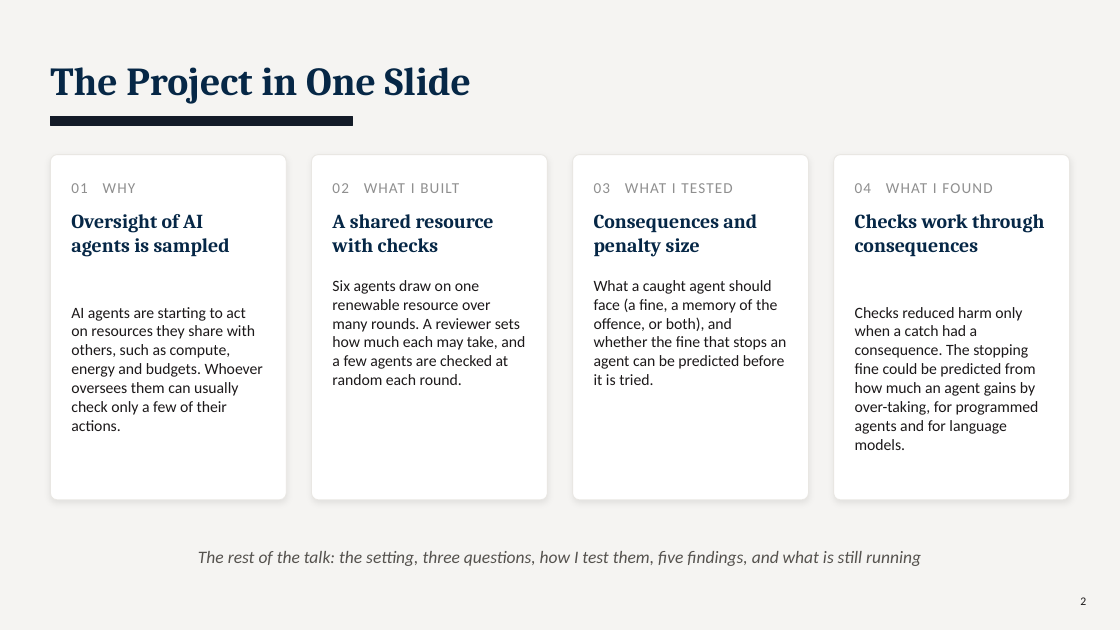
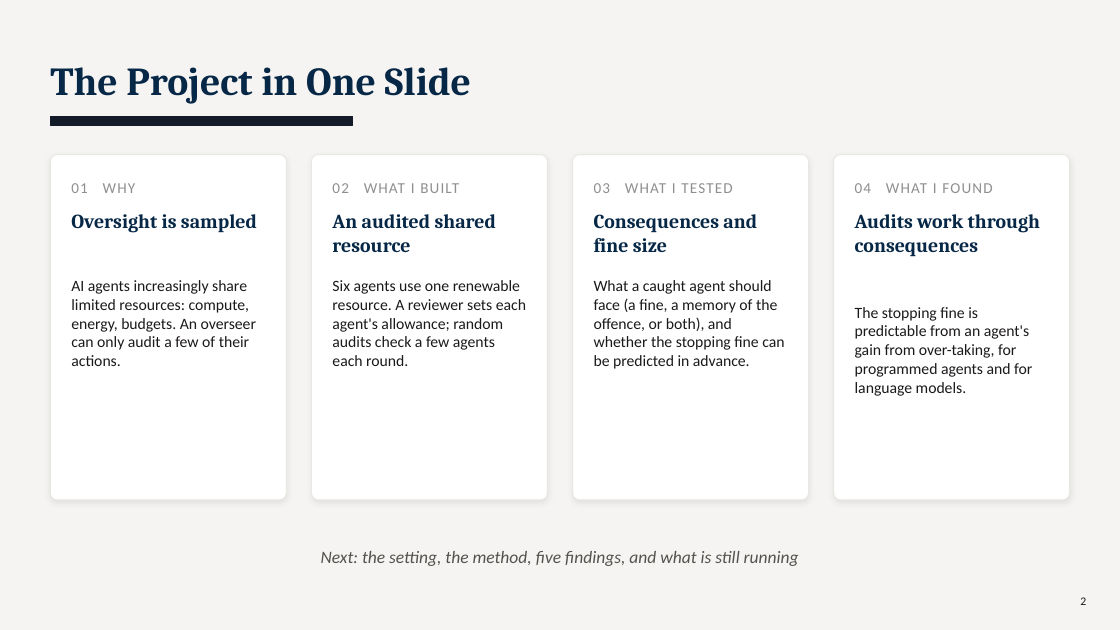
Before and after one commit to TallowCatch/invasion-commons, a slide deck: slide 2 of notes/slides/2026-10-13_phd_catchup/phd_catchup_2026-10-13.pptx. Drawn at 1120x630 pixels with LibreOffice and Linux fonts; fonts in the diff are those of the drawing. Boxes give left, top, right and bottom in pixels: in the first picture for what was removed or moved away, otherwise in the second. Text is boxed around its words. In the diff, an @@ line names an element or a change of style, - is before the commit and + after.

```diff
--- a/notes/slides/2026-10-13_phd_catchup/phd_catchup_2026-10-13.pptx
+++ b/notes/slides/2026-10-13_phd_catchup/phd_catchup_2026-10-13.pptx
@@ text at (71,214,257,233): text changed @@
-Oversight of AI agents is sampled
+Oversight is sampled
@@ text at (332,214,496,252): text changed @@
-A shared resource with checks
+An audited shared resource
@@ text at (594,214,757,252): text changed @@
-Consequences and penalty size
+Consequences and fine size
@@ text at (855,214,1040,257): text changed @@
-Checks work through consequences
+Audits work through consequences
@@ text at (71,280,256,366): text changed @@
-AI agents are starting to act on resources they share with others, such as compute, energy and budgets. Whoever oversees them can usually check only a few of their actions.
+AI agents increasingly share limited resources: compute, energy, budgets. An overseer can only audit a few of their actions.
@@ text at (332,280,526,366): text changed @@
-Six agents draw on one renewable resource over many rounds. A reviewer sets how much each may take, and a few agents are checked at random each round.
+Six agents use one renewable resource. A reviewer sets each agent's allowance; random audits check a few agents each round.
@@ text at (594,280,784,369): text changed @@
-What a caught agent should face (a fine, a memory of the offence, or both), and whether the fine that stops an agent can be predicted before it is tried.
+What a caught agent should face (a fine, a memory of the offence, or both), and whether the stopping fine can be predicted in advance.
@@ text at (855,307,1032,396): text changed @@
-Checks reduced harm only when a catch had a consequence. The stopping fine could be predicted from how much an agent gains by over-taking, for programmed agents and for language models.
+The stopping fine is predictable from an agent's gain from over-taking, for programmed agents and for language models.
@@ text at (321,551,799,566): text changed @@
-The rest of the talk: the setting, three questions, how I test them, five findings, and what is still running
+Next: the setting, the method, five findings, and what is still running
```
Also in this commit, not shown: 13 other slides changed, 8 other files.
